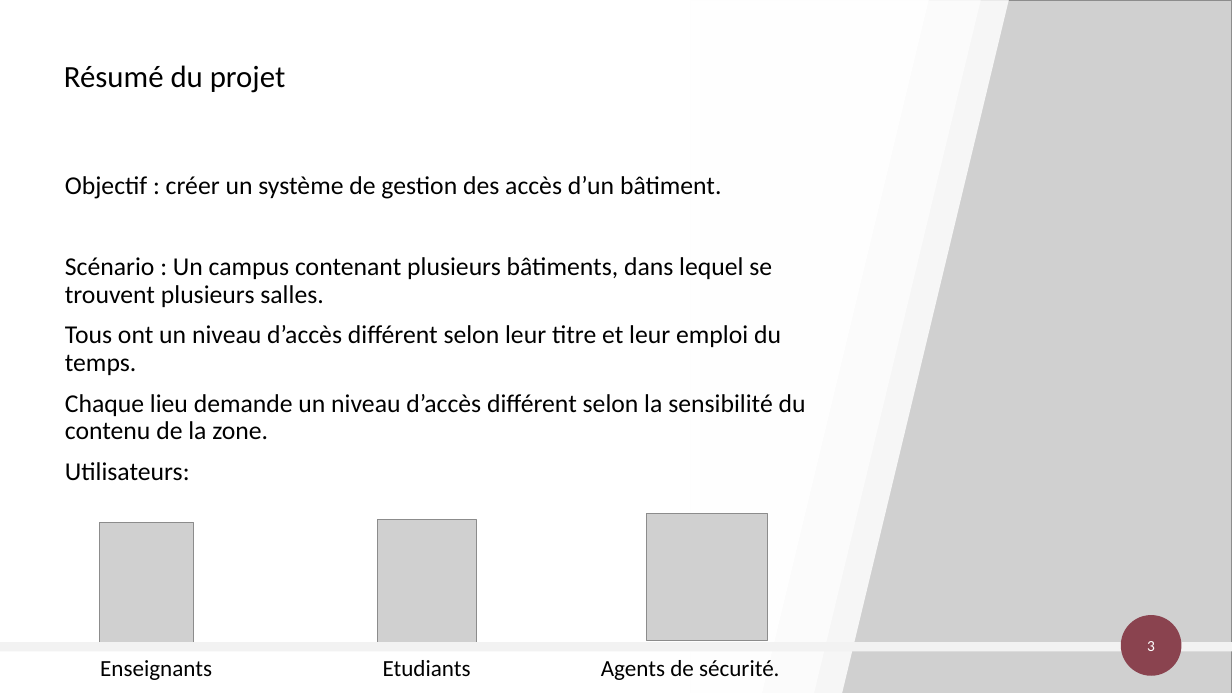
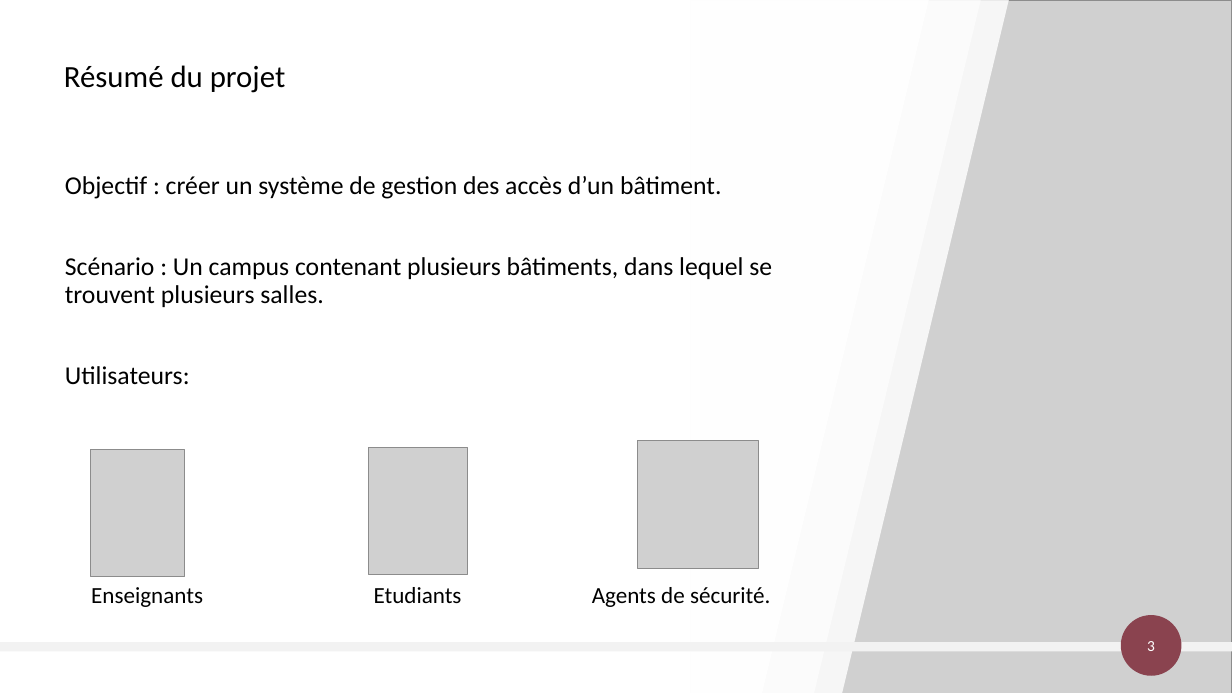
Before and after one commit to AlexandreSaxemard/GestionAccesBatiment, a slide deck: slide 3 of Docs/Gestion des accès au bâtiment.pptx. Drawn at 1232x693 pixels with LibreOffice and Linux fonts; fonts in the diff are those of the drawing; grey boxes stand for pictures. Boxes give left, top, right and bottom in pixels: in the first picture for what was removed or moved away, otherwise in the second. Text is boxed around its words. In the diff, an @@ line names an element or a change of style, - is before the commit and + after.

```diff
--- a/Docs/Gestion des accès au bâtiment.pptx
+++ b/Docs/Gestion des accès au bâtiment.pptx
@@ text at [65, 325, 806, 440]: paragraphs removed @@
-Tous ont un niveau d’accès différent selon leur titre et leur emploi du temps.
-Chaque lieu demande un niveau d’accès différent selon la sensibilité du contenu de la zone.
@@ 3 pictures, 1 text: place and size @@
-3 pictures, 1 text at [100, 513, 780, 680]
+3 pictures, 1 text at [91, 441, 771, 607]
```
Also in this commit, not shown: 5 other slides changed, 2 slides added, 3 slides removed.
